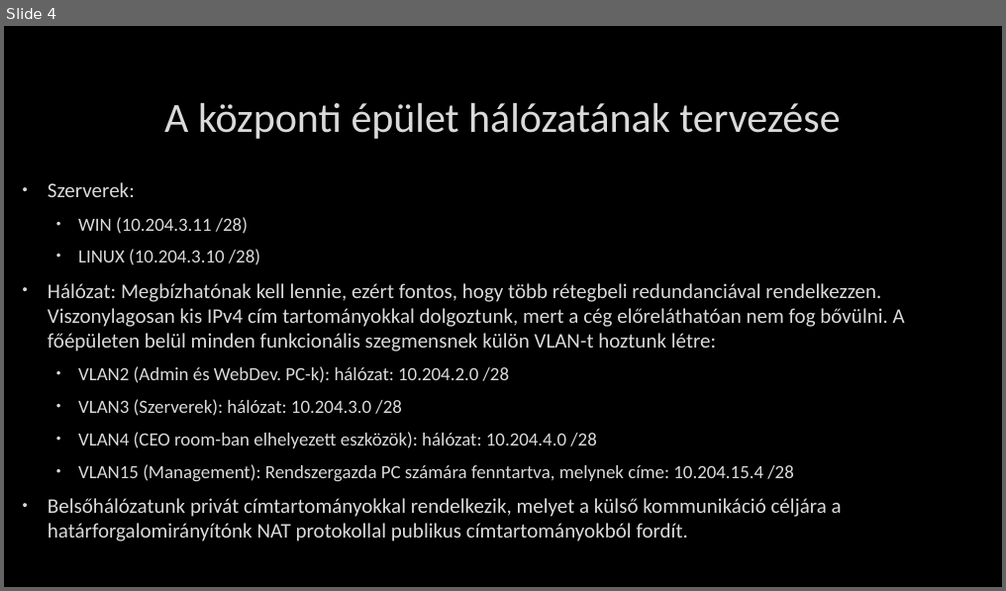
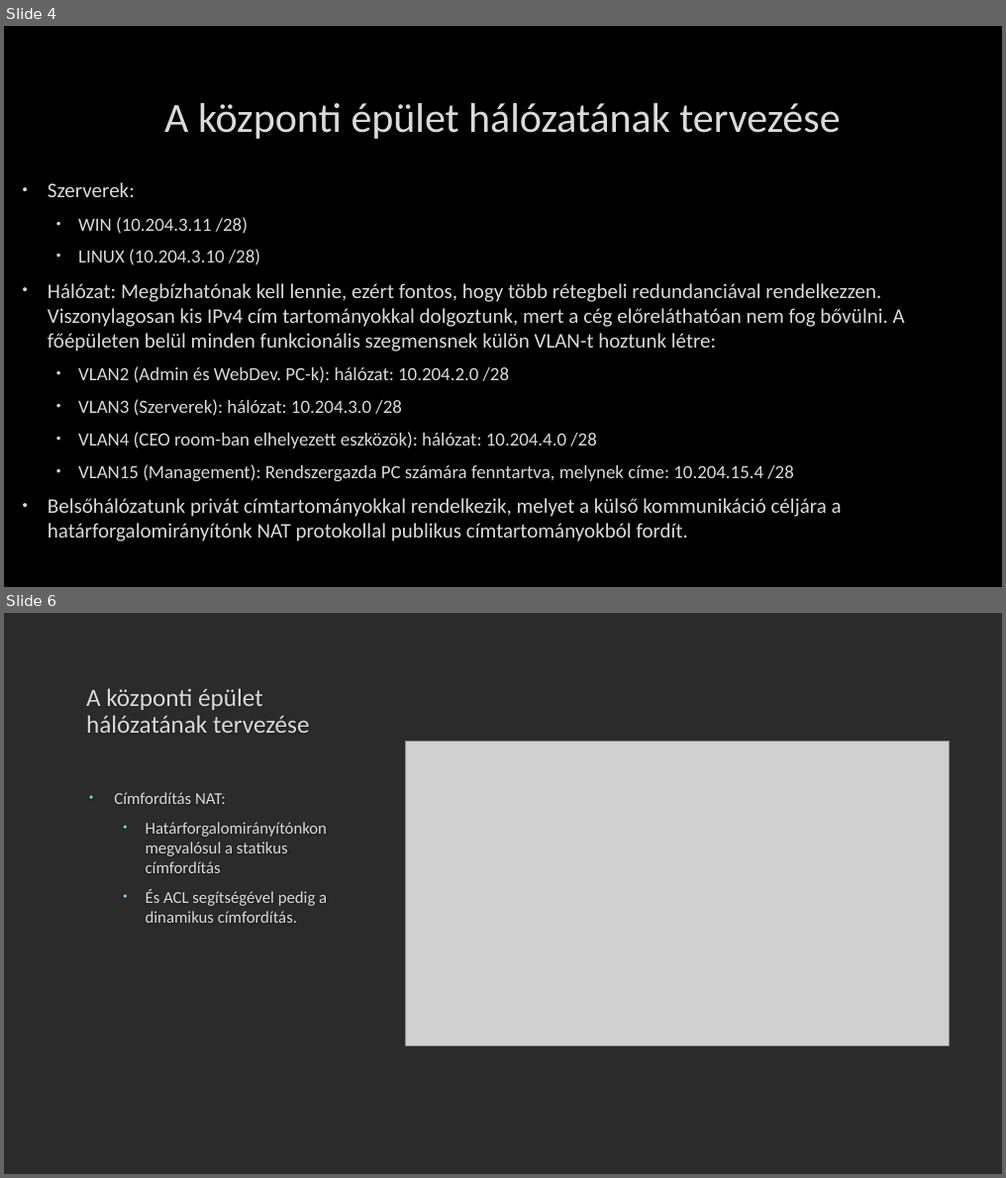
Before and after one commit to lacikartik88/IKT-projektmunka-II, a slide deck: Védéshez.pptx. Shown one above the other, each under a label of ours: slide 4 before the commit, slides 4 and 6 after it; the slides between them are not shown. The pictures are 1006x591 and 1006x1178 pixels, drawn with LibreOffice and Linux fonts; fonts in the diff are those of the drawing; grey boxes stand for pictures; background and template pictures are left out; a plain dark background stands for a picture behind light text. Boxes give left, top, right and bottom in pixels: in the first picture for what was removed or moved away, otherwise in the second. Text is boxed around its words. In the diff, an @@ line names an element or a change of style, - is before the commit and + after.

```diff
--- a/Védéshez.pptx
+++ b/Védéshez.pptx
@@ slide 6 added at <box>4,613,1002,1174</box>, background picture (left out) @@
@@ title added at <box>86,688,309,733</box>, 24 pt, text #DADADA @@
+A központi épület hálózatának tervezése
@@ picture added at <box>406,742,949,1047</box> @@
@@ text added at <box>114,792,327,923</box>, 16 pt, text #DADADA @@
+• Címfordítás NAT:
+  • Határforgalomirányítónkon megvalósul a statikus címfordítás
+  • És ACL segítségével pedig a dinamikus címfordítás.
```
Also in this commit, not shown: 1 slide changed, 2 other slides added, 1 slide removed.
